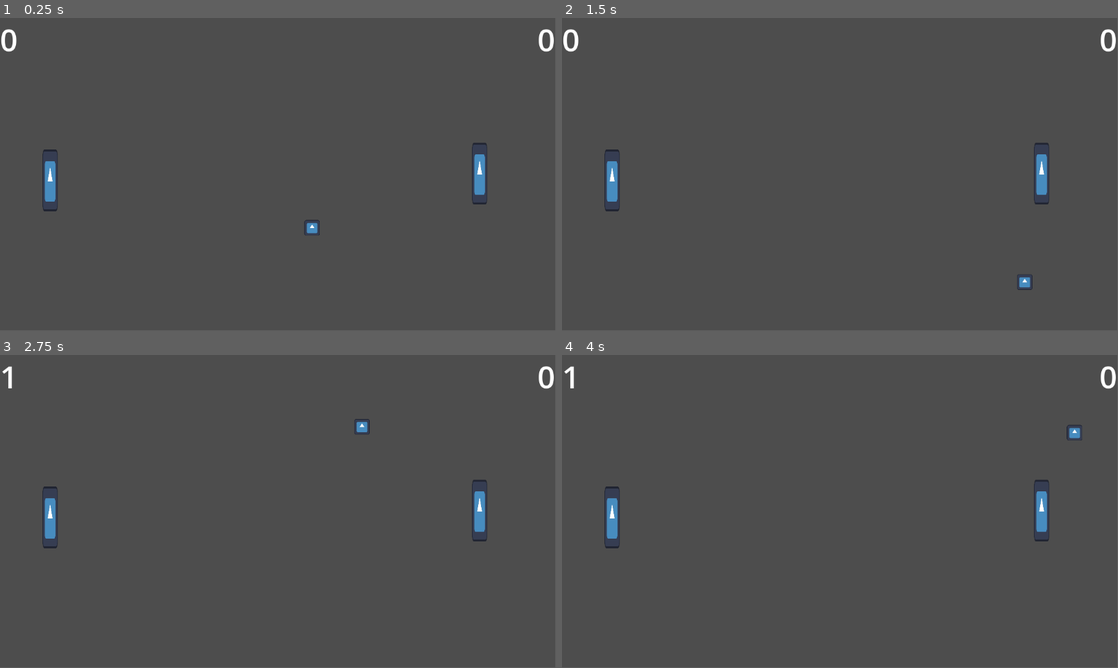
Above: before the commit, frames 1-4 (two rows, left to right).
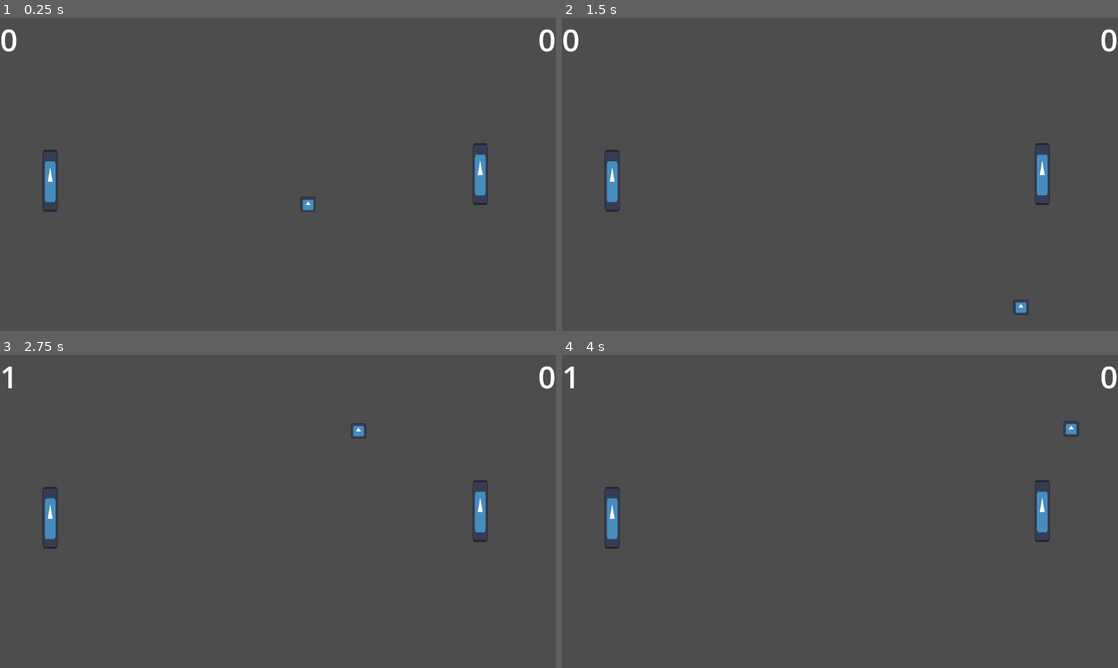
Above: after the commit, the same moments.

Repository: Nokorpo/pong-test
Game: Godot game, scene res://main.tscn
The game is run twice, just before and just after one commit, with the same random seed, the same clock (stepped at 60 frames per second) and the same inputs. The engine's default icon, where the game draws it, is replaced by a stand-in: a white triangle on a blue panel in a dark square.
Inputs:
- Up to frame 1 (0.25 s): no input
- Up to frame 2 (1.5 s): no input
- Up to frame 3 (2.75 s): no input
- Up to frame 4 (4 s): no input
In our replay, the window is 799x449 before the commit and 800x450 after it. These sizes can differ from the game's own. Grey fills any space a smaller window leaves; there, only what the larger window draws over its background counts as a difference.

The runs differ from the first frame. In frame 1, 0.4% of the frame differs, in the area x 8-100%, y 3-70%; in frame 2, 0.4%; in frame 3, 0.3%; in frame 4, 0.3%.

Commit message:
Fix window size

Diff:
--- a/main.tscn
+++ b/main.tscn
@@ -14,7 +14,7 @@
 player_index = 2
 
 [node name="Pelota" parent="." unique_id=1767011306 instance=ExtResource("2_h2yge")]
-position = Vector2(585, 373)
+position = Vector2(576, 324)
 
 [node name="Node2D" type="Node2D" parent="." unique_id=540509669]
 position = Vector2(1152, 648)
--- a/project.godot
+++ b/project.godot
@@ -18,6 +18,10 @@
 run/main_scene="uid://dui0unc85rf5g"
 config/features=PackedStringArray("4.6", "GL Compatibility")
 config/icon="res://icon.svg"
+
+[display]
+
+window/stretch/mode="viewport"
 
 [input]
 
